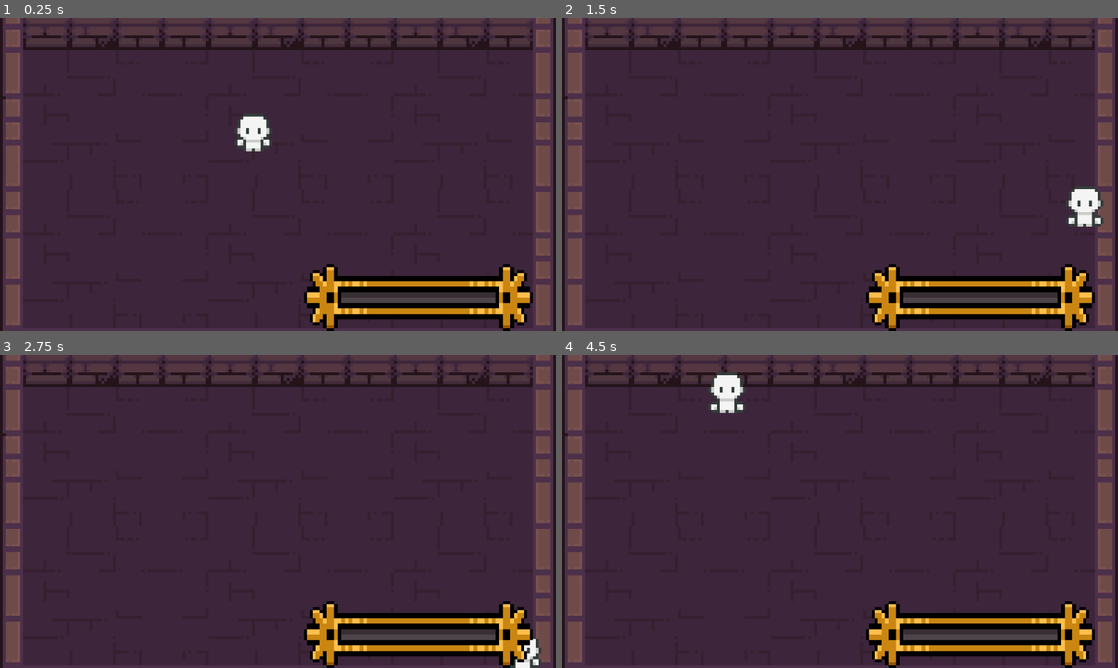
Above: before the commit, frames 1-4 (two rows, left to right).
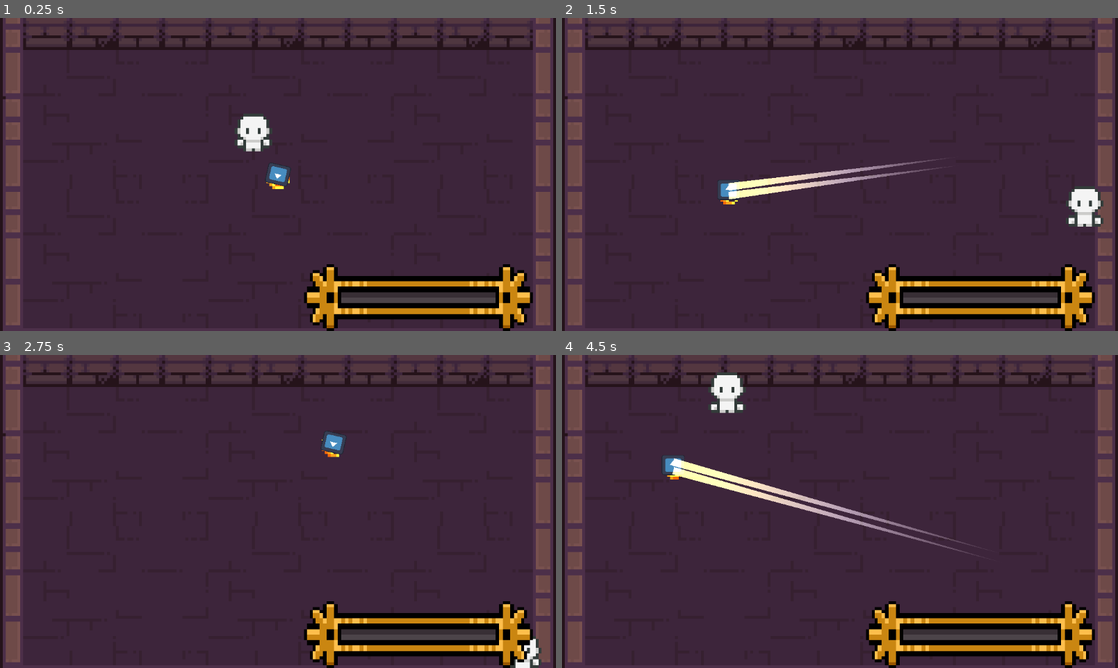
Above: after the commit, the same moments.

Repository: caden602/Project_Overflow
Game: Godot game, scene res://scenes/game.tscn
Same seed, same stepped clock (60 frames per second), same inputs: the game is played once before the commit and once after it. The engine's default icon, where the game draws it, is replaced by a stand-in: a white triangle on a blue panel in a dark square.
Inputs (mouse positions are in pixels of both pictures, inside the frame that each line leads up to):
- Up to frame 1 (0.25 s): no input
- Up to frame 2 (1.5 s): move the mouse to (962, 158) at 0.52 s; hold Right (ui_right) 0.53-1.28 s; tap Space (ui_select) at 0.77 s; move the mouse to (728, 190) at 1.27 s; hold Down (ui_down) from 1.28 s (still down)
- Up to frame 3 (2.75 s): tap Space (ui_select) at 1.52 s; move the mouse to (333, 442) at 2.02 s; release Down (ui_down) at 2.03 s; hold Right (ui_right) from 2.03 s (still down)
- Up to frame 4 (4.5 s): move the mouse to (812, 574) at 2.77 s; release Right (ui_right) at 2.78 s; hold Up (ui_up) 2.78-3.53 s; tap Space (ui_select) at 3.02, 3.77 s; move the mouse to (1006, 558) at 3.52 s; hold Left (ui_left) from 3.53 s (still down); move the mouse to (673, 464) at 4.27 s

The runs differ from the first frame. In frame 1, 0.2% of the frame differs, in the area x 47-53%, y 46-55%; in frame 2, 1.2%; in frame 3, 0.2%; in frame 4, 1.7%, in the area x 17-74%, y 32-64%.

Commit message:
Kinda working fireball

Diff:
--- /dev/null
+++ b/scenes/fireball.tscn
@@ -0,0 +1,193 @@
+[gd_scene load_steps=17 format=3 uid="uid://c1ojgte7uelya"]
+
+[ext_resource type="Script" uid="uid://b6tapk7gi05x0" path="res://scripts/fireball.gd" id="1_1gl40"]
+[ext_resource type="Texture2D" uid="uid://baa2wwck4f5xv" path="res://assets/PlaceholderAssets/spells/fireball/All_Fire_Bullet_Pixel_16x16 (1).png" id="1_3s14c"]
+[ext_resource type="Texture2D" uid="uid://d0fi3gbqjdab8" path="res://icon.svg" id="3_7kba2"]
+[ext_resource type="Script" uid="uid://cgiwnpfr7yy73" path="res://scripts/line_2d.gd" id="3_cb14k"]
+
+[sub_resource type="AtlasTexture" id="AtlasTexture_1gl40"]
+atlas = ExtResource("1_3s14c")
+region = Rect2(96, 240, 16, 16)
+
+[sub_resource type="AtlasTexture" id="AtlasTexture_cb14k"]
+atlas = ExtResource("1_3s14c")
+region = Rect2(112, 240, 16, 16)
+
+[sub_resource type="AtlasTexture" id="AtlasTexture_7kba2"]
+atlas = ExtResource("1_3s14c")
+region = Rect2(128, 240, 16, 16)
+
+[sub_resource type="AtlasTexture" id="AtlasTexture_43lgj"]
+atlas = ExtResource("1_3s14c")
+region = Rect2(144, 240, 16, 16)
+
+[sub_resource type="SpriteFrames" id="SpriteFrames_vqoxj"]
+animations = [{
+"frames": [{
+"duration": 1.0,
+"texture": SubResource("AtlasTexture_1gl40")
+}, {
+"duration": 1.0,
+"texture": SubResource("AtlasTexture_cb14k")
+}, {
+"duration": 1.0,
+"texture": SubResource("AtlasTexture_7kba2")
+}, {
+"duration": 1.0,
+"texture": SubResource("AtlasTexture_43lgj")
+}],
+"loop": true,
+"name": &"default",
+"speed": 10.0
+}]
+
+[sub_resource type="CanvasItemMaterial" id="CanvasItemMaterial_cb14k"]
+blend_mode = 1
+
+[sub_resource type="Curve" id="Curve_cb14k"]
+_data = [Vector2(0.010582, 0.0114068), 0.0, 0.0, 0, 0, Vector2(1, 0.870853), 0.0, 0.0, 0, 0]
+point_count = 2
+
+[sub_resource type="Gradient" id="Gradient_cb14k"]
+offsets = PackedFloat32Array(0, 0.0994083, 0.338462, 0.569231, 0.763333, 0.891124)
+colors = PackedColorArray(1, 1, 1, 0, 0.87451, 0.239216, 0.141176, 1, 0.980392, 0.415686, 0.0392157, 1, 1, 0.835294, 0.258824, 1, 1, 0.941176, 0.305882, 1, 0.992157, 0.937255, 0.305882, 1)
+
+[sub_resource type="Animation" id="Animation_43lgj"]
+resource_name = "rotate_fireball"
+length = 0.5
+loop_mode = 1
+tracks/0/type = "value"
+tracks/0/imported = false
+tracks/0/enabled = true
+tracks/0/path = NodePath("Sprite2D:rotation")
+tracks/0/interp = 1
+tracks/0/loop_wrap = true
+tracks/0/keys = {
+"times": PackedFloat32Array(0, 0.466667),
+"transitions": PackedFloat32Array(1, 1),
+"update": 0,
+"values": [0.0, 6.28319]
+}
+
+[sub_resource type="Animation" id="Animation_vqoxj"]
+length = 0.001
+tracks/0/type = "value"
+tracks/0/imported = false
+tracks/0/enabled = true
+tracks/0/path = NodePath("Sprite2D:rotation")
+tracks/0/interp = 1
+tracks/0/loop_wrap = true
+tracks/0/keys = {
+"times": PackedFloat32Array(0),
+"transitions": PackedFloat32Array(1),
+"update": 0,
+"values": [0.0]
+}
+tracks/1/type = "value"
+tracks/1/imported = false
+tracks/1/enabled = true
+tracks/1/path = NodePath("Sprite2D/TrailPosition:rotation")
+tracks/1/interp = 1
+tracks/1/loop_wrap = true
+tracks/1/keys = {
+"times": PackedFloat32Array(0),
+"transitions": PackedFloat32Array(1),
+"update": 0,
+"values": [0.0]
+}
+tracks/2/type = "value"
+tracks/2/imported = false
+tracks/2/enabled = true
+tracks/2/path = NodePath("Sprite2D/TrailPosition2:rotation")
+tracks/2/interp = 1
+tracks/2/loop_wrap = true
+tracks/2/keys = {
+"times": PackedFloat32Array(0),
+"transitions": PackedFloat32Array(1),
+"update": 0,
+"values": [0.0]
+}
+
+[sub_resource type="Animation" id="Animation_7kba2"]
+resource_name = "rotate_lines"
+loop_mode = 1
+tracks/0/type = "value"
+tracks/0/imported = false
+tracks/0/enabled = true
+tracks/0/path = NodePath("Sprite2D/TrailPosition:rotation")
+tracks/0/interp = 1
+tracks/0/loop_wrap = true
+tracks/0/keys = {
+"times": PackedFloat32Array(0, 1),
+"transitions": PackedFloat32Array(1, 1),
+"update": 0,
+"values": [0.0, 6.28319]
+}
+tracks/1/type = "value"
+tracks/1/imported = false
+tracks/1/enabled = true
+tracks/1/path = NodePath("Sprite2D/TrailPosition2:rotation")
+tracks/1/interp = 1
+tracks/1/loop_wrap = true
+tracks/1/keys = {
+"times": PackedFloat32Array(0, 1),
+"transitions": PackedFloat32Array(1, 1),
+"update": 0,
+"values": [0.0, 6.28319]
+}
+
+[sub_resource type="AnimationLibrary" id="AnimationLibrary_86oub"]
+_data = {
+&"RESET": SubResource("Animation_vqoxj"),
+&"rotate_fireball": SubResource("Animation_43lgj"),
+&"rotate_lines": SubResource("Animation_7kba2")
+}
+
+[node name="Fireball" type="Node2D"]
+script = ExtResource("1_1gl40")
+
+[node name="AnimatedSprite2D" type="AnimatedSprite2D" parent="."]
+sprite_frames = SubResource("SpriteFrames_vqoxj")
+autoplay = "default"
+frame = 3
+frame_progress = 0.256136
+
+[node name="Sprite2D" type="Sprite2D" parent="."]
+position = Vector2(0, 1.19209e-07)
+scale = Vector2(0.0625, 0.0546875)
+texture = ExtResource("3_7kba2")
+
+[node name="TrailPosition" type="Node2D" parent="Sprite2D"]
+position = Vector2(0, -2.17983e-06)
+scale = Vector2(16, 18.2857)
+
+[node name="Trail" type="Line2D" parent="Sprite2D/TrailPosition"]
+modulate = Color(1.5, 1.5, 1.5, 1)
+material = SubResource("CanvasItemMaterial_cb14k")
+position = Vector2(0, -1)
+points = PackedVector2Array(-22, 1, -15, -1, -8, -2, -1, -1)
+width = 3.0
+width_curve = SubResource("Curve_cb14k")
+gradient = SubResource("Gradient_cb14k")
+script = ExtResource("3_cb14k")
+
+[node name="TrailPosition2" type="Node2D" parent="Sprite2D"]
+position = Vector2(0, -2.17983e-06)
+scale = Vector2(16, 18.2857)
+
+[node name="Trail" type="Line2D" parent="Sprite2D/TrailPosition2"]
+modulate = Color(1.5, 1.5, 1.5, 1)
+material = SubResource("CanvasItemMaterial_cb14k")
+position = Vector2(0, 2)
+points = PackedVector2Array(-21, 3, -14, 4, -8, 4, -1, 1)
+width = 3.0
+width_curve = SubResource("Curve_cb14k")
+gradient = SubResource("Gradient_cb14k")
+script = ExtResource("3_cb14k")
+
+[node name="AnimationPlayer" type="AnimationPlayer" parent="Sprite2D"]
+root_node = NodePath("../..")
+libraries = {
+&"": SubResource("AnimationLibrary_86oub")
+}
+autoplay = "rotate_fireball"
--- a/scenes/game.tscn
+++ b/scenes/game.tscn
@@ -7,6 +7,7 @@
 [ext_resource type="Texture2D" uid="uid://b8fesqj362gu3" path="res://assets/PlaceholderAssets/ui/Health_03_Bar03.png" id="5_p57ef"]
 [ext_resource type="Script" uid="uid://d4007x8gyxra" path="res://scripts/texture_mana_bar.gd" id="6_p57ef"]
 [ext_resource type="Script" uid="uid://w7nw01p2ttxw" path="res://scripts/game_time.gd" id="7_u5sy4"]
+[ext_resource type="PackedScene" uid="uid://c1ojgte7uelya" path="res://scenes/fireball.tscn" id="8_gee14"]
 
 [sub_resource type="WorldBoundaryShape2D" id="WorldBoundaryShape2D_uwrxv"]
 
@@ -116,6 +117,9 @@
 [sub_resource type="TileSet" id="TileSet_lbhrr"]
 sources/1 = SubResource("TileSetAtlasSource_lnu2h")
 
+[sub_resource type="Environment" id="Environment_gee14"]
+glow_enabled = true
+
 [node name="Game" type="Node2D" node_paths=PackedStringArray("player")]
 script = ExtResource("7_u5sy4")
 player = NodePath("Player")
@@ -201,4 +205,9 @@
 script = ExtResource("6_p57ef")
 player = NodePath("../../Player")
 
+[node name="Fireball" parent="." instance=ExtResource("8_gee14")]
+
+[node name="WorldEnvironment" type="WorldEnvironment" parent="."]
+environment = SubResource("Environment_gee14")
+
 [connection signal="timeout" from="GameTime" to="." method="_on_game_time_timeout"]
--- /dev/null
+++ b/scripts/fireball.gd
@@ -0,0 +1,5 @@
+extends Node2D
+
+
+func _physics_process(delta: float) -> void:
+	global_position = get_global_mouse_position()
--- /dev/null
+++ b/scripts/line_2d.gd
@@ -0,0 +1,15 @@
+extends Line2D
+
+@onready var parent = get_parent()
+
+@export var length = 30
+
+func _ready():
+	set_as_top_level(true)
+	clear_points()
+
+func _physics_process(delta: float) -> void:
+	add_point(parent.global_position)
+
+	if points.size() > length:
+		remove_point(0)
Not shown: 1 places in scenes/game.tscn that only renumber resources
Not shown, added: scripts/fireball.gd.uid
Not shown, added: scripts/line_2d.gd.uid
